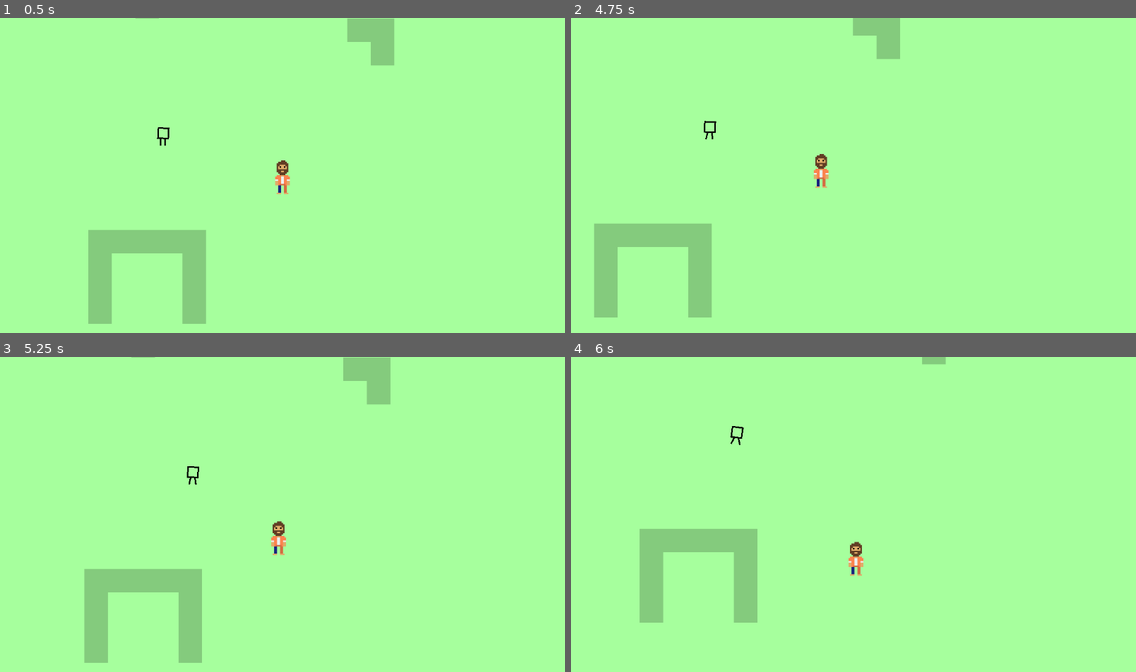
Above: before the commit, frames 1-4 (two rows, left to right).
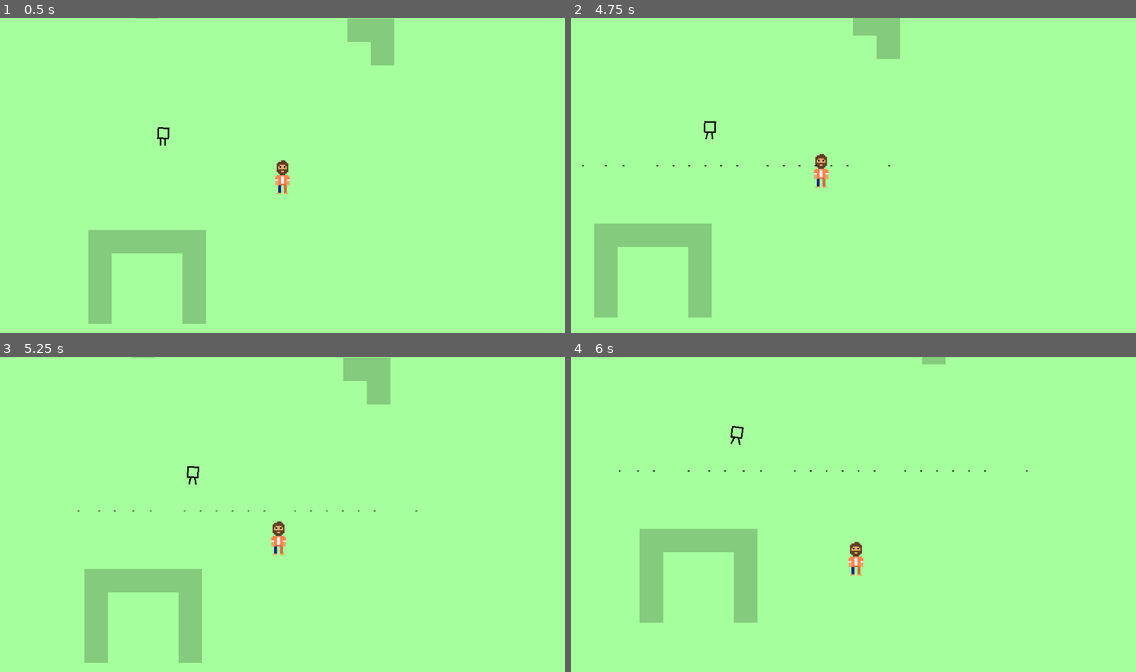
Above: after the commit, the same moments.

Repository: em-2233/game1
Game: Godot game, scene res://scenes/demo.tscn
Two runs of this game, one before a commit and one after it. Both use one fixed random seed, a clock stepped at 60 frames per second and the inputs below.
Inputs (mouse positions are in pixels of both pictures, inside the frame that each line leads up to):
- Up to frame 1 (0.5 s): no input
- Up to frame 2 (4.75 s): move the mouse to (977, 159) at 0.52 s; hold D (ui_right) 0.53-1.28 s; hold Space 0.53-1.28 s; move the mouse to (740, 191) at 1.27 s; hold S (ui_down) 1.28-2.03 s; tap Space at 1.35, 1.52, 1.82, 2.85, 3.02, 3.32, 4.35, 4.52 s; move the mouse to (910, 106) at 2.02 s; hold D (ui_right) 2.03-2.78 s; hold Space 2.03-2.78 s; move the mouse to (825, 238) at 2.77 s; hold W (ui_up) 2.78-3.53 s; move the mouse to (1023, 222) at 3.52 s; hold Space 3.53-4.28 s; hold A (ui_left) from 3.53 s (still down); move the mouse to (684, 128) at 4.27 s
- Up to frame 3 (5.25 s): tap Space at 4.82 s; move the mouse to (310, 514) at 5.02 s; release A (ui_left) at 5.03 s; hold S (ui_down) from 5.03 s (still down); hold Space from 5.03 s (still down)
- Up to frame 4 (6 s): move the mouse to (768, 435) at 5.77 s; release S (ui_down) at 5.78 s; release Space at 5.78 s; hold D (ui_right) from 5.78 s (still down); tap Space at 5.85 s

Frame 1 is identical in both runs. In frame 2, less than 0.1% of the frame differs, in the area x 2-57%, y 46-48%; in frame 3, less than 0.1%; in frame 4, less than 0.1%, in the area x 8-81%, y 36-37%.

Commit message:
created a wand and a projectile scene. very basic implementation. shoots on key_space

Diff:
--- a/scenes/demo.tscn
+++ b/scenes/demo.tscn
@@ -1,10 +1,11 @@
-[gd_scene load_steps=10 format=4 uid="uid://vuaathch1sbq"]
+[gd_scene load_steps=11 format=4 uid="uid://vuaathch1sbq"]
 
 [ext_resource type="Texture2D" uid="uid://di4tk7pbj3lw7" path="res://assets/sprites/walkGrass.png" id="2_v2wep"]
 [ext_resource type="Texture2D" uid="uid://bi3ip3w5rie27" path="res://assets/sprites/noWalkGrass.png" id="3_74mi0"]
 [ext_resource type="PackedScene" uid="uid://xmdg1vycw17k" path="res://scenes/blockguy.tscn" id="4_m4knl"]
 [ext_resource type="PackedScene" uid="uid://bxd87h10lytge" path="res://scenes/character0.tscn" id="4_ok1j3"]
 [ext_resource type="Script" path="res://scripts/camera_follow_mouse.gd" id="5_u1flx"]
+[ext_resource type="PackedScene" uid="uid://d11373juxrrgw" path="res://scenes/wand.tscn" id="6_mpd16"]
 
 [sub_resource type="TileSetAtlasSource" id="TileSetAtlasSource_xhd35"]
 texture = ExtResource("2_v2wep")
@@ -43,7 +44,7 @@
 physics_layer_0/collision_layer = 1
 sources/1 = SubResource("TileSetAtlasSource_fmrg2")
 
-[node name="Node2D" type="Node2D"]
+[node name="demoMainCHANGEME" type="Node2D"]
 
 [node name="WalkableGround" type="TileMapLayer" parent="."]
 tile_map_data = PackedByteArray("AADe/9r/AAAQABAAAADe/9v/AAAQABAAAADe/9z/AAAQABAAAADe/93/AAAQABAAAADe/97/AAAQABAAAADe/9 …(71664 unchanged characters)…
@@ -65,3 +66,6 @@
 position_smoothing_speed = 3.0
 script = ExtResource("5_u1flx")
 player = NodePath("..")
+
+[node name="Main" parent="." instance=ExtResource("6_mpd16")]
+position = Vector2(-146, 17)
--- /dev/null
+++ b/scenes/projectile.tscn
@@ -0,0 +1,19 @@
+[gd_scene load_steps=4 format=3 uid="uid://bhn5qds5yh07u"]
+
+[ext_resource type="Texture2D" uid="uid://c4aygs31lgtbs" path="res://assets/sprites/leg.png" id="1_4yu7x"]
+[ext_resource type="Script" path="res://scripts/projectile.gd" id="1_6kcks"]
+
+[sub_resource type="RectangleShape2D" id="RectangleShape2D_2ihxv"]
+
+[node name="CharacterBody2D" type="CharacterBody2D"]
+script = ExtResource("1_6kcks")
+
+[node name="CollisionShape2D" type="CollisionShape2D" parent="."]
+visible = false
+shape = SubResource("RectangleShape2D_2ihxv")
+
+[node name="Sprite2D" type="Sprite2D" parent="."]
+position = Vector2(-5.5, -1.5)
+rotation = -1.5708
+scale = Vector2(1, 0.5)
+texture = ExtResource("1_4yu7x")
--- /dev/null
+++ b/scenes/wand.tscn
@@ -0,0 +1,8 @@
+[gd_scene load_steps=2 format=3 uid="uid://d11373juxrrgw"]
+
+[ext_resource type="Script" path="res://scripts/wand.gd" id="1_xkwwj"]
+
+[node name="Main" type="Node2D"]
+
+[node name="Wand" type="Node2D" parent="."]
+script = ExtResource("1_xkwwj")
--- a/scripts/camera_follow_mouse.gd
+++ b/scripts/camera_follow_mouse.gd
@@ -25,7 +25,7 @@
 		position = lerp(position, driftDirection , delta * 3)
 
 # Toggles mouse visibility with ESC key
-func _input(event):
+func _input(_event):
 	if Input.is_key_pressed(KEY_ESCAPE):
 		if(mouseHidden):
 			Input.set_mouse_mode(Input.MOUSE_MODE_VISIBLE)
--- /dev/null
+++ b/scripts/projectile.gd
@@ -0,0 +1,15 @@
+extends CharacterBody2D
+
+@export var SPEED = 100
+
+var spawnPos : Vector2
+var spawnRot : float
+var dir : float
+
+func _ready():
+	global_position = spawnPos
+	global_rotation = spawnRot
+
+func _physics_process(delta: float) -> void:
+	velocity = Vector2(SPEED, 0).rotated(dir)
+	move_and_slide()
--- /dev/null
+++ b/scripts/wand.gd
@@ -0,0 +1,20 @@
+extends Node2D
+
+@onready var main = get_tree().get_root().get_node("demoMainCHANGEME")
+@onready var projectile = load("res://scenes/projectile.tscn")
+
+
+func _ready() -> void:
+	pass # Replace with function body.
+
+
+func _shoot():
+	var instance = projectile.instantiate()
+	instance.dir = rotation
+	instance.spawnPos = global_position
+	instance.spawnRot = rotation
+	main.add_child.call_deferred(instance)
+
+func _input(_event: InputEvent) -> void:
+	if Input.is_key_pressed(KEY_SPACE):
+		_shoot()
Renamed: cursorShroom.tscn -> scenes/cursorShroom.tscn
